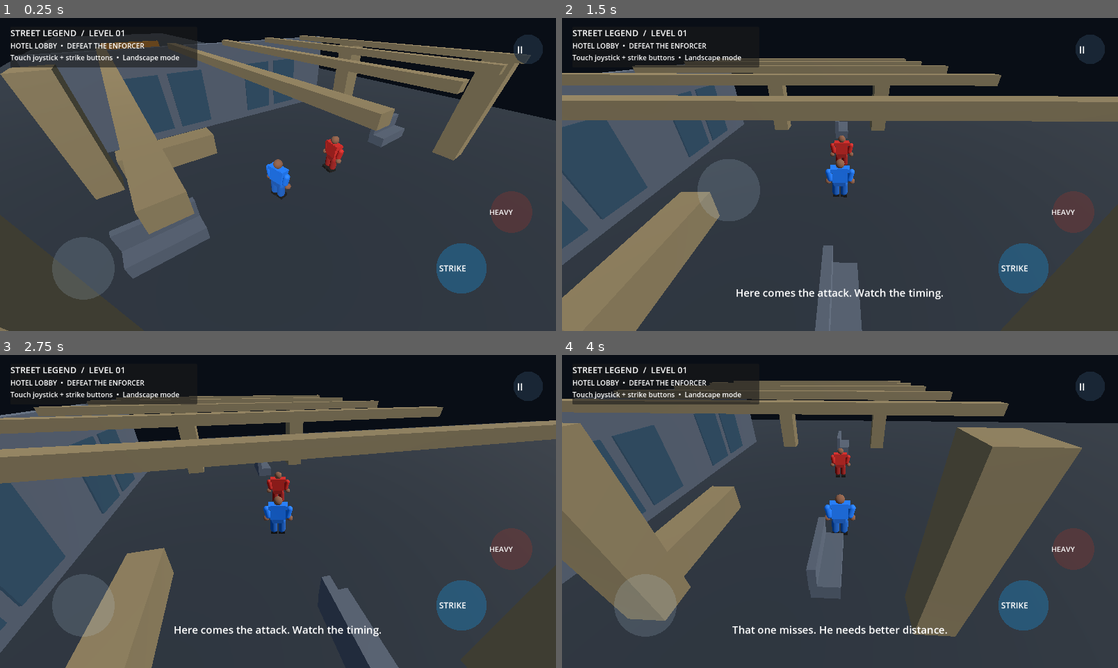
Above: before the commit, frames 1-4 (two rows, left to right).
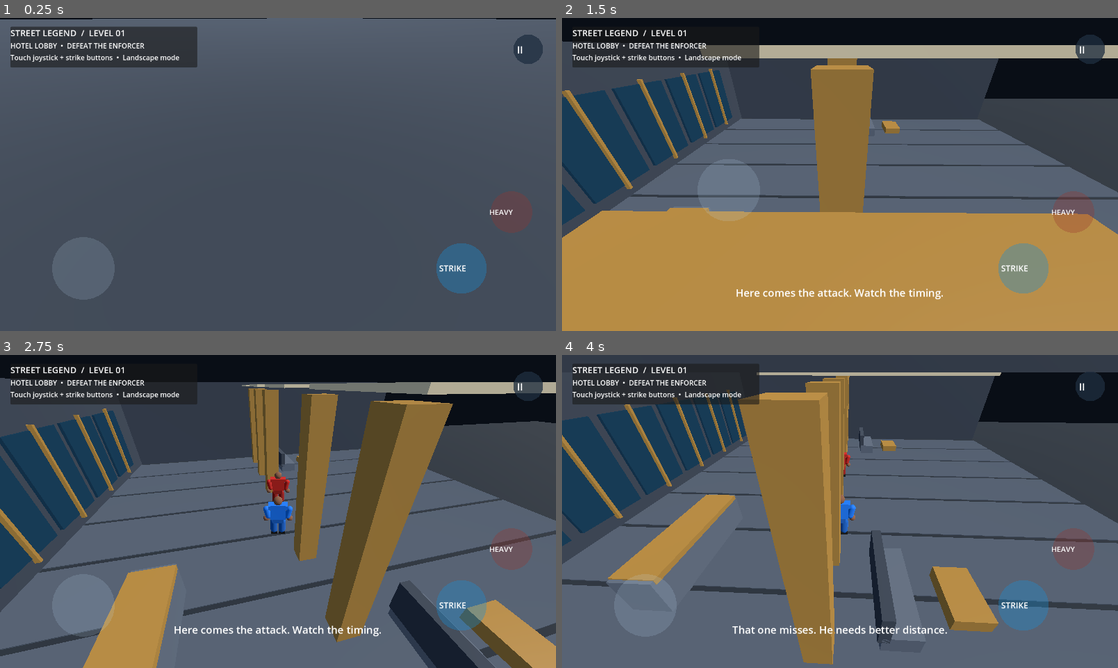
Above: after the commit, the same moments.

Repository: bensonwanimo92-coder/CHENJENI-FRIENDS
Game: Godot game, scene res://scenes/main.tscn
The game is run twice, just before and just after one commit, with the same random seed, the same clock (stepped at 60 frames per second) and the same inputs.
Inputs (mouse positions are in pixels of both pictures, inside the frame that each line leads up to):
- Up to frame 1 (0.25 s): no input
- Up to frame 2 (1.5 s): tap Enter (ui_accept) at 0.5, 0.77 s; move the mouse to (962, 158) at 0.52 s; hold D (move_right) 0.53-1.25 s; tap Space (attack) at 0.6 s; click (962, 158) at 0.67 s; drag from (728, 190) to (812, 237) at 1.27 s
- Up to frame 3 (2.75 s): move the mouse to (333, 442) at 2.02 s; hold D (move_right) from 2.03 s (still down); tap Space (attack) at 2.1 s
- Up to frame 4 (4 s): release D (move_right) at 2.75 s; drag from (812, 574) to (673, 464) at 2.77 s; move the mouse to (1006, 558) at 3.52 s; hold A (move_left) from 3.53 s (still down); tap Space (attack) at 3.6 s; tap Enter (ui_accept) at 3.77 s

The runs differ from the first frame. In frame 1, 52% of the frame differs, in the area x 0-100%, y 0-100%; in frame 2, 78%; in frame 3, 74%; in frame 4, 82%.

Commit message:
Expand hotel lobby and corridor into detailed 3D environment

Diff:
--- a/StreetLegendGodot/scripts/main.gd
+++ b/StreetLegendGodot/scripts/main.gd
@@ -286,77 +286,55 @@
 		status_label.text = message
 
 func _build_lobby_set() -> void:
-	# Temporary procedural architectural set dressing; replace these meshes with licensed assets.
-	var wall_mat := StandardMaterial3D.new()
-	wall_mat.albedo_color = Color(0.28, 0.31, 0.35)
-	wall_mat.roughness = 0.85
-	var trim_mat := StandardMaterial3D.new()
-	trim_mat.albedo_color = Color(0.55, 0.48, 0.34)
-	trim_mat.metallic = 0.25
-	trim_mat.roughness = 0.55
-	var glass_mat := StandardMaterial3D.new()
-	glass_mat.albedo_color = Color(0.12, 0.24, 0.31, 0.65)
-	glass_mat.transparency = BaseMaterial3D.TRANSPARENCY_ALPHA
-	glass_mat.roughness = 0.25
-	# Side pillars frame a clear central fighting space.
-	for x in [-8.0, 8.0]:
-		for z in [-5.0, 3.0]:
-			var pillar := MeshInstance3D.new()
-			var pm := BoxMesh.new()
-			pm.size = Vector3(1.1, 5.0, 1.1)
-			pillar.mesh = pm
-			pillar.position = Vector3(x, 2.5, z)
-			pillar.material_override = trim_mat
-			add_child(pillar)
-	# Lobby rear wall and glazed panels.
-	var rear := MeshInstance3D.new()
-	var rm := BoxMesh.new()
-	rm.size = Vector3(18.0, 5.0, 0.45)
-	rear.mesh = rm
-	rear.position = Vector3(0.0, 2.5, -9.0)
-	rear.material_override = wall_mat
-	add_child(rear)
-	for x in [-5.0, -2.5, 2.5, 5.0]:
-		var pane := MeshInstance3D.new()
-		var gm := BoxMesh.new()
-		gm.size = Vector3(2.0, 3.2, 0.08)
-		pane.mesh = gm
-		pane.position = Vector3(x, 2.1, -8.72)
-		pane.material_override = glass_mat
-		add_child(pane)
-	# Reception counter set to the side, not across the combat route.
-	var counter := MeshInstance3D.new()
-	var cm := BoxMesh.new()
-	cm.size = Vector3(4.5, 1.2, 1.1)
-	counter.mesh = cm
-	counter.position = Vector3(-5.0, 0.6, -5.5)
-	counter.material_override = trim_mat
-	add_child(counter)
-	# Seating clusters at the lobby edges.
-	for x in [-6.5, 6.5]:
-		var seat := MeshInstance3D.new()
-		var sm := BoxMesh.new()
-		sm.size = Vector3(2.4, 0.55, 0.9)
-		seat.mesh = sm
-		seat.position = Vector3(x, 0.4, 0.0)
-		seat.material_override = wall_mat
-		add_child(seat)
-		var back := MeshInstance3D.new()
-		var bm := BoxMesh.new()
-		bm.size = Vector3(2.4, 0.9, 0.25)
-		back.mesh = bm
-		back.position = Vector3(x, 0.95, -0.35)
-		back.material_override = wall_mat
-		add_child(back)
-	# Decorative ceiling beams.
-	for x in [-6.0, -3.0, 0.0, 3.0, 6.0]:
-		var beam := MeshInstance3D.new()
-		var bmesh := BoxMesh.new()
-		bmesh.size = Vector3(0.35, 0.25, 12.0)
-		beam.mesh = bmesh
-		beam.position = Vector3(x, 5.1, -2.0)
-		beam.material_override = trim_mat
-		add_child(beam)
+	# Expanded three-dimensional hotel lobby architecture.
+	var stone := _mat(Color(0.20, 0.23, 0.27), 0.9)
+	var polished := _mat(Color(0.36, 0.39, 0.43), 0.3)
+	var gold := _mat(Color(0.65, 0.48, 0.22), 0.4)
+	var glass := _mat(Color(0.10, 0.22, 0.30), 0.2)
+	glass.transparency = BaseMaterial3D.TRANSPARENCY_ALPHA
+	var tile := _mat(Color(0.31, 0.34, 0.38), 0.2)
+	_add_box("Lobby back wall", Vector3(22, 6, 0.6), Vector3(0, 3, -10), stone)
+	_add_box("Lobby left wall", Vector3(0.6, 6, 24), Vector3(-11, 3, 1), stone)
+	_add_box("Lobby right wall", Vector3(0.6, 6, 24), Vector3(11, 3, 1), stone)
+	_add_box("Ceiling", Vector3(22, 0.4, 24), Vector3(0, 6, 1), stone)
+	for x in range(-9, 10, 3):
+		_add_box("Floor tile strip", Vector3(2.8, 0.04, 24), Vector3(x, 0.015, 1), tile)
+	for x in [-9,-6,-3,3,6,9]:
+		_add_box("Lobby pillar", Vector3(0.7, 5.6, 0.7), Vector3(x, 2.8, 0), gold)
+	for x in [-7.5,-4.5,-1.5,1.5,4.5,7.5]:
+		_add_box("Window panel", Vector3(2.6, 3.7, 0.12), Vector3(x, 2.5, -9.62), glass)
+		_add_box("Window mullion", Vector3(0.12, 4.1, 0.18), Vector3(x, 2.5, -9.5), gold)
+	_add_box("Reception desk", Vector3(4.6, 1.3, 1.2), Vector3(-6, 0.65, -5), polished)
+	_add_box("Reception fascia", Vector3(4.4, 0.18, 1.25), Vector3(-6, 1.25, -5), gold)
+	for x in [-7.5,7.5]:
+		_add_box("Lounge sofa seat", Vector3(3,0.6,1), Vector3(x,0.35,2), polished)
+		_add_box("Lounge sofa back", Vector3(3,1.0,0.3), Vector3(x,0.95,1.55), stone)
+		_add_box("Coffee table", Vector3(1.8,0.45,1.1), Vector3(x,0.25,4), gold)
+	# Broad overhead light panels, luminous material.
+	var lightmat := _mat(Color(0.85,0.78,0.63), 0.2)
+	for x in [-6,-2,2,6]:
+		_add_box("Ceiling light panel", Vector3(2.4,0.08,4), Vector3(x,5.78,1), lightmat)
+	# corridor framing toward the exit/chase sequence
+	for z in [-14,-20,-26,-32,-38]:
+		for x in [-6,6]:
+			_add_box("Corridor support", Vector3(0.6,4,0.6), Vector3(x,2.0,z), stone)
+		_add_box("Corridor crossbeam", Vector3(12,0.35,0.5), Vector3(0,4,z), gold)
+
+func _mat(color: Color, roughness: float) -> StandardMaterial3D:
+	var material := StandardMaterial3D.new()
+	material.albedo_color = color
+	material.roughness = roughness
+	return material
+
+func _add_box(label: String, size: Vector3, location: Vector3, material: Material) -> void:
+	var mesh_instance := MeshInstance3D.new()
+	mesh_instance.name = label
+	var mesh := BoxMesh.new()
+	mesh.size = size
+	mesh_instance.mesh = mesh
+	mesh_instance.position = location
+	mesh_instance.material_override = material
+	add_child(mesh_instance)
 
 func _build_fighter_visual(root: Node3D, tint: Color, is_player: bool) -> void:
 	# Keep a stable visual pivot so the animation driver can pose the complete silhouette.
